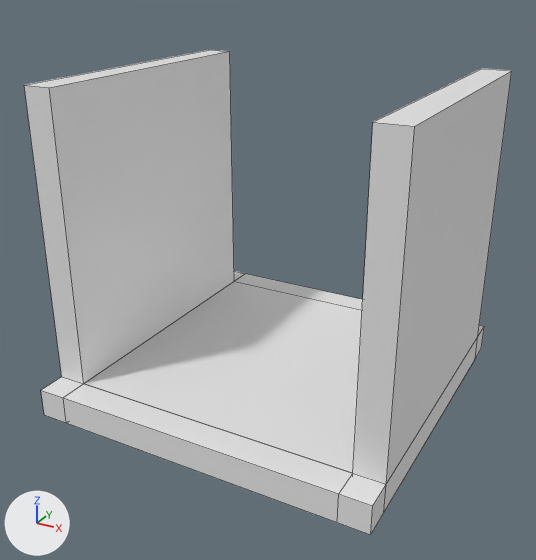
A saved change to the Blender file Assets/Models/Greybox/greybox.blend.
Before and after are seen from a 50 mm camera at (2.23, -4.25, 2.71) aimed at (-0.01, -0.17, 0.67). The axes (+X, +Y, +Z) are drawn at lower left. The lights are the same throughout. Mesh edges are drawn as thin lines.

Objects in the first picture: '2x2_floor', '2x2_wall_connector_corner_x+y-', '2x2_wall_connector_corner_x-y-', '2x2_wall_connector_x+', '2x2_wall_connector_y+', '2x2_wall_connector_y-', '2x2_wall_x+', '2x2_wall_x-'.
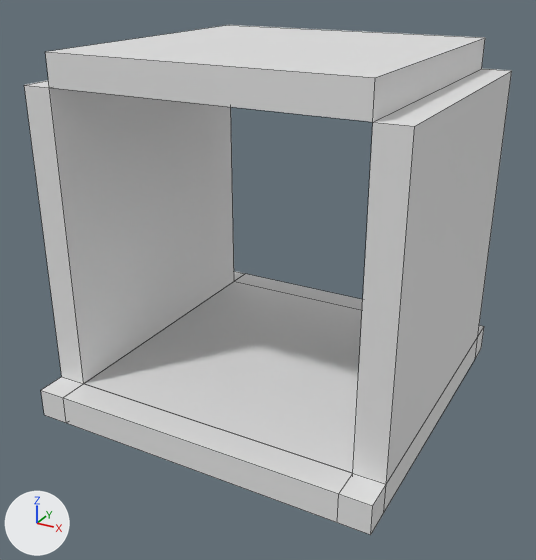
Where the change shows, as pixel boxes [x1, y1, x2, y2] in the pictures (536 x 560 px):
'2x2_roof', added: after [45, 25, 485, 122]

Edits to the bpy script that builds the scene:
```text
Add me_2x2_floor_001:
    me_2x2_floor_001.from_pydata(...)  # a box spanning x -1.0..1.0, y -1.0..1.0, z 2.0..2.2
Add ob_2x2_roof:
    ob_2x2_roof = bpy.data.objects.new('2x2_roof', me_2x2_floor_001)
    ob_2x2_roof.location = (0.0, 0.0, 0.0)
```
